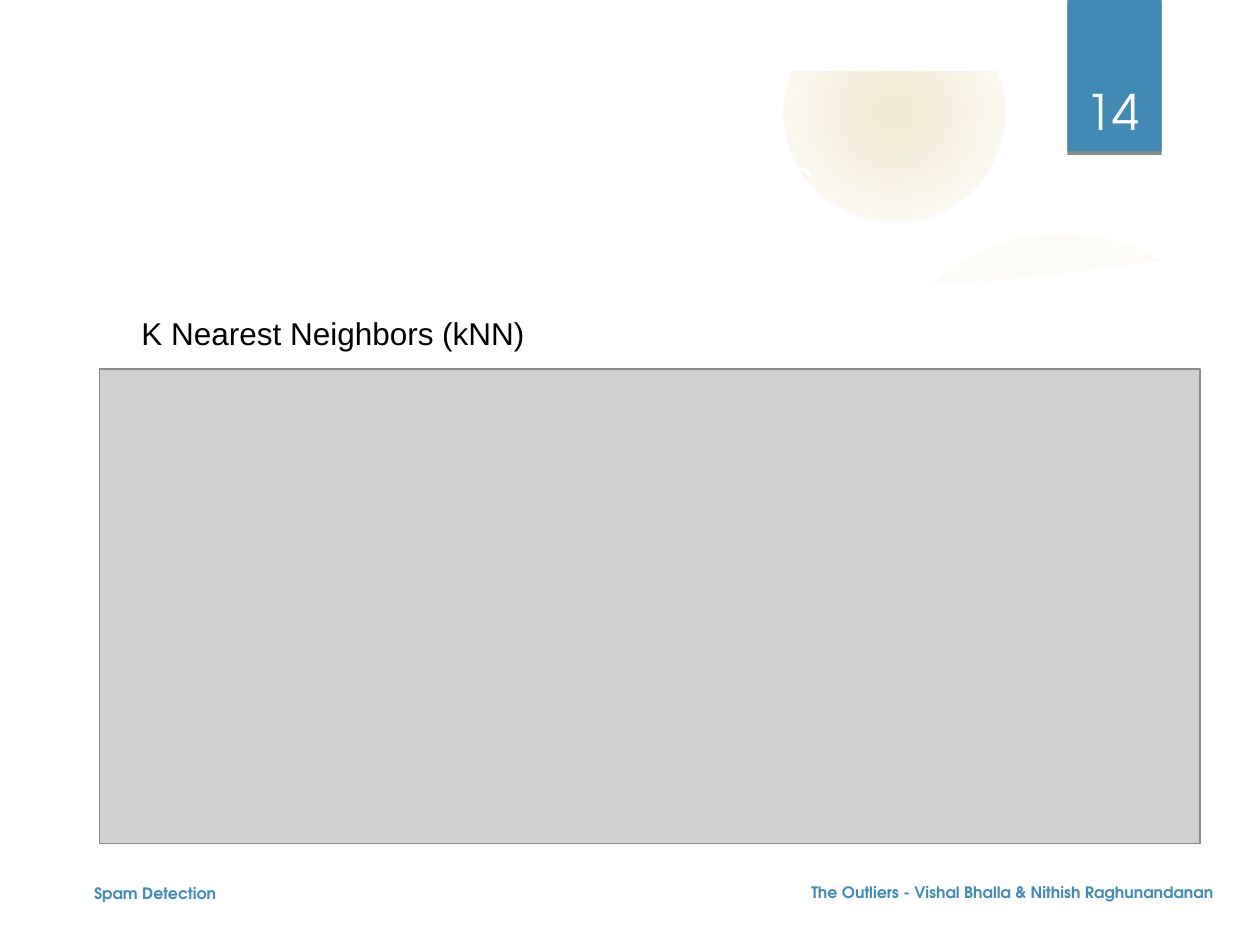
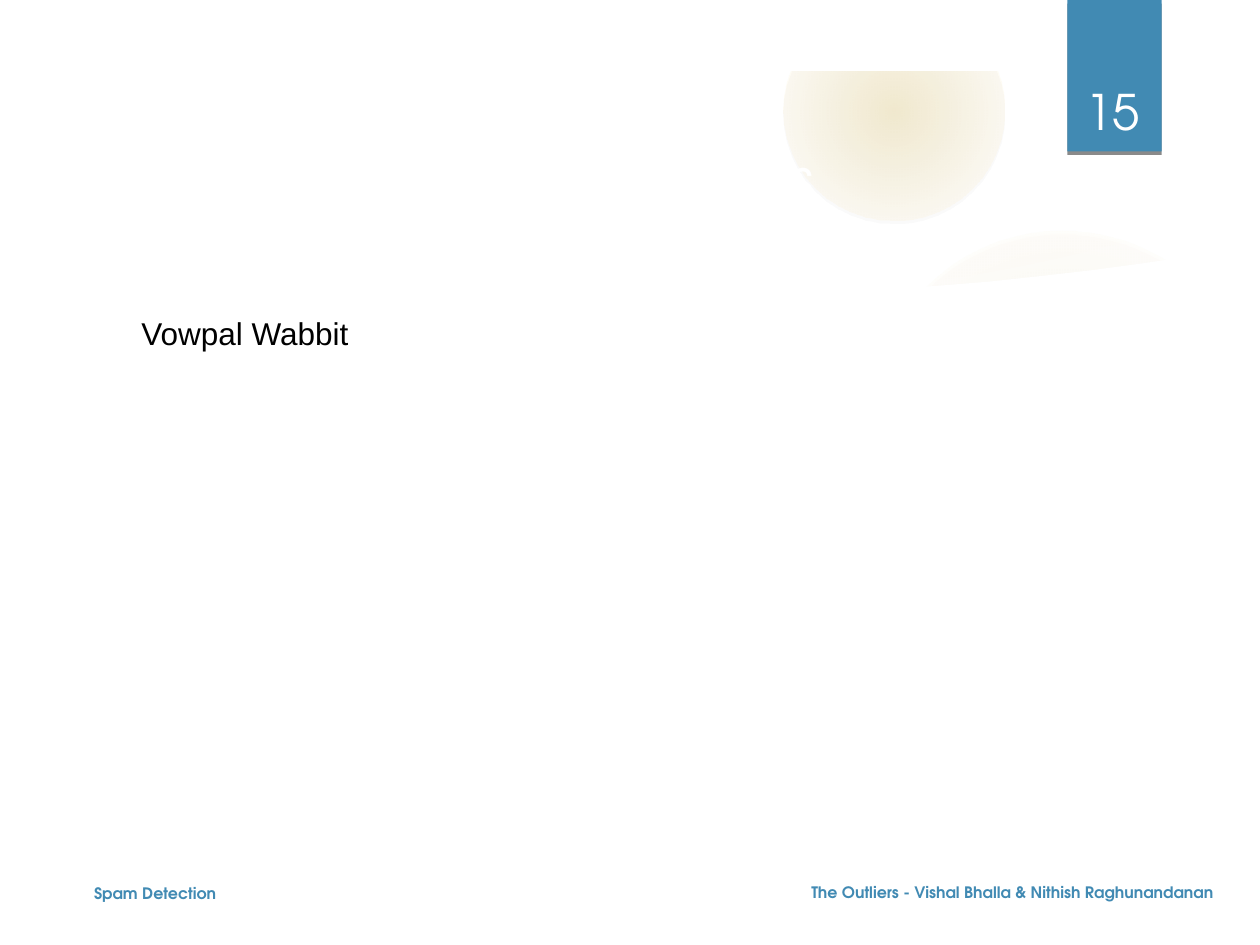
Before and after one commit to nehgu/Anomaly-Detection, a slide deck: slide 15 of Challenges/Spam Filtering Challenge 4/Ppt - Spam Detection Challenge-4.odp (slide 14 before the commit). Drawn at 1260x945 pixels with LibreOffice and Linux fonts; fonts in the diff are those of the drawing; grey boxes stand for pictures; background and template pictures are left out. Boxes give left, top, right and bottom in pixels: in the first picture for what was removed or moved away, otherwise in the second. Text is boxed around its words. In the diff, an @@ line names an element or a change of style, - is before the commit and + after.

```diff
--- a/Challenges/Spam Filtering Challenge 4/Ppt - Spam Detection Challenge-4.odp
+++ b/Challenges/Spam Filtering Challenge 4/Ppt - Spam Detection Challenge-4.odp
@@ page number at box(1085, 94, 1139, 153): text changed @@
-14
+15
@@ text at box(141, 322, 349, 351): text changed @@
-K Nearest Neighbors (kNN)
+Vowpal Wabbit
@@ picture removed at box(100, 369, 1201, 843) @@
```
Also in this commit, not shown: 5 other slides changed, 1 slide removed, 4 other files.
